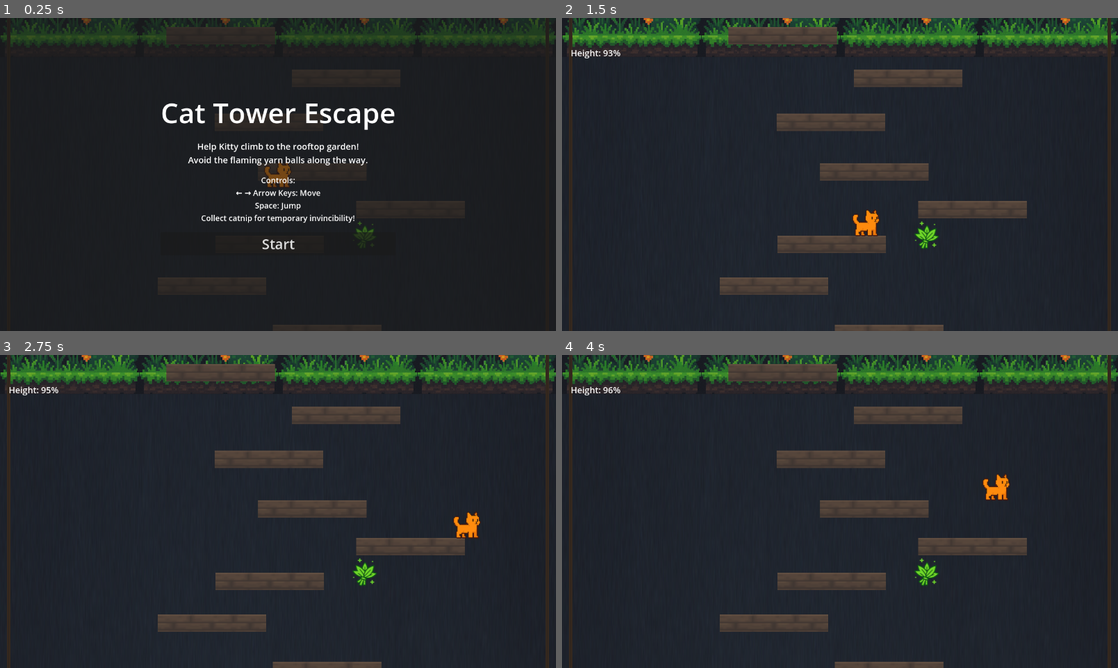
Above: before the commit, frames 1-4 (two rows, left to right).
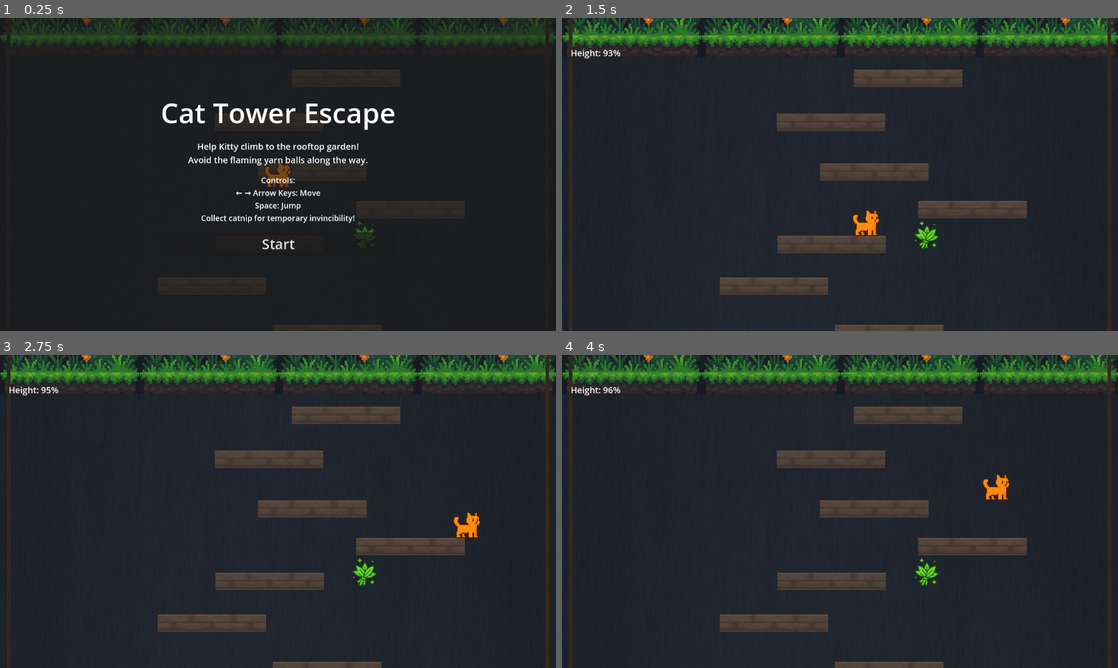
Above: after the commit, the same moments.

Repository: jhawson/cat-tower-escape
Game: Godot game, scene res://scenes/main.tscn
The game is run twice, just before and just after one commit, with the same random seed, the same clock (stepped at 60 frames per second) and the same inputs.
Inputs:
- Up to frame 1 (0.25 s): no input
- Up to frame 2 (1.5 s): click "Start" at 0.5 s; hold D (move_right) from 1.28 s (still down)
- Up to frame 3 (2.75 s): keep holding D (move_right); tap Space (jump) at 1.52, 2.27 s
- Up to frame 4 (4 s): release D (move_right) at 2.78 s; hold A (move_left) 2.78-3.53 s; hold D (move_right) from 3.53 s (still down); tap Space (jump) at 3.77 s

The runs differ from the first frame. In frame 1, 0.5% of the frame differs, in the area x 29-50%, y 2-9%; in frame 2, 1.1%; in frame 3, 1.1%; in frame 4, 1.1%.

Commit message:
Improve game ending
Resolves #2

Diff:
--- a/scenes/main.tscn
+++ b/scenes/main.tscn
@@ -956,18 +956,6 @@
 scale = Vector2(3.906, 1.818)
 texture = ExtResource("8_platform_sprite")
 
-[node name="Platform75" type="StaticBody2D" parent="Platforms" groups=["world"]]
-position = Vector2(-132, -7159)
-collision_layer = 2
-
-[node name="CollisionShape2D" type="CollisionShape2D" parent="Platforms/Platform75"]
-shape = SubResource("RectangleShape2D_platform")
-one_way_collision = true
-
-[node name="Sprite2D" type="Sprite2D" parent="Platforms/Platform75/CollisionShape2D"]
-scale = Vector2(3.906, 1.818)
-texture = ExtResource("8_platform_sprite")
-
 [node name="Collectibles" type="Node2D" parent="."]
 script = ExtResource("7_catnip_placer")
 catnip_scene = ExtResource("6_catnip")
@@ -987,6 +975,7 @@
 collision_layer = 0
 
 [node name="CollisionShape2D" type="CollisionShape2D" parent="VictoryZone"]
+position = Vector2(0, -70)
 shape = SubResource("RectangleShape2D_victory")
 
 [node name="GardenSprite1" type="Sprite2D" parent="VictoryZone"]
@@ -1013,4 +1002,12 @@
 scale = Vector2(0.25, 0.25)
 texture = ExtResource("11_garden")
 
+[node name="GardenPlatform" type="StaticBody2D" parent="VictoryZone" groups=["world"]]
+position = Vector2(0, 100)
+collision_layer = 2
+
+[node name="CollisionShape2D" type="CollisionShape2D" parent="VictoryZone/GardenPlatform"]
+shape = SubResource("RectangleShape2D_victory")
+one_way_collision = true
+
 [node name="UI" parent="." instance=ExtResource("5_ui")]
--- a/scripts/main.gd
+++ b/scripts/main.gd
@@ -46,12 +46,12 @@
 	player.set_physics_process(false)
 
 func _process(delta):
-	if not game_started or game_over or victory:
+	if not game_started or game_over:
 		return
 
-	# Check if player fell off the tower
+	# Check if player fell off the tower (but not if they've reached victory)
 	var player_y = player.global_position.y
-	if player_y > DEATH_ZONE_Y:
+	if not victory and player_y > DEATH_ZONE_Y:
 		_on_player_fell()
 		return
 
--- a/scripts/player.gd
+++ b/scripts/player.gd
@@ -103,15 +103,8 @@
 	return invincibility_timer.time_left if is_invincible else 0.0
 
 func victory():
-	is_victorious = true
-
 	# Stop any invincibility flashing
 	if sprite:
 		sprite.modulate.a = 1.0
 
-	# Wait 30 seconds then fade out
-	await get_tree().create_timer(30.0).timeout
-
-	if sprite:
-		var tween = create_tween()
-		tween.tween_property(sprite, "modulate:a", 0.0, 2.0)
+	# Kitty can now walk freely in the garden - don't freeze or fade out
